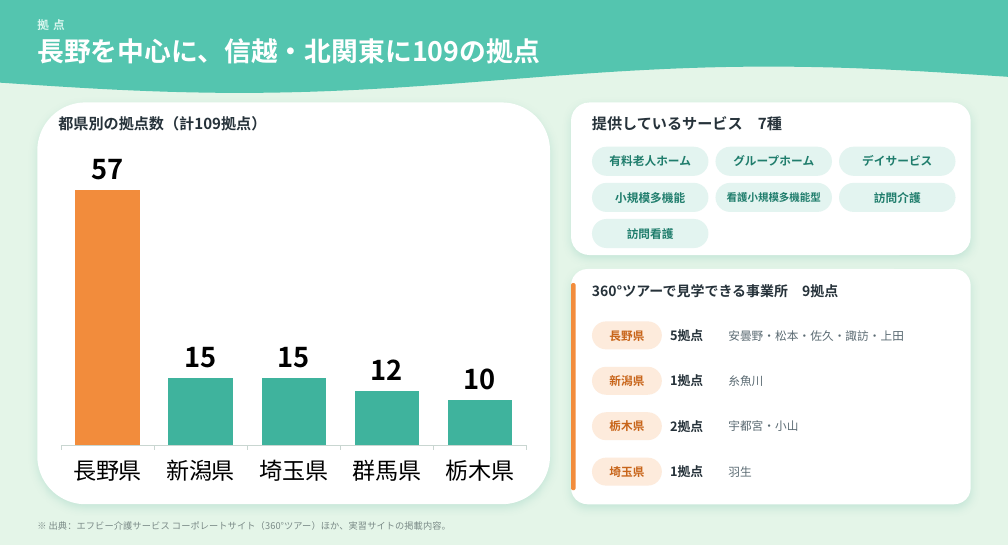
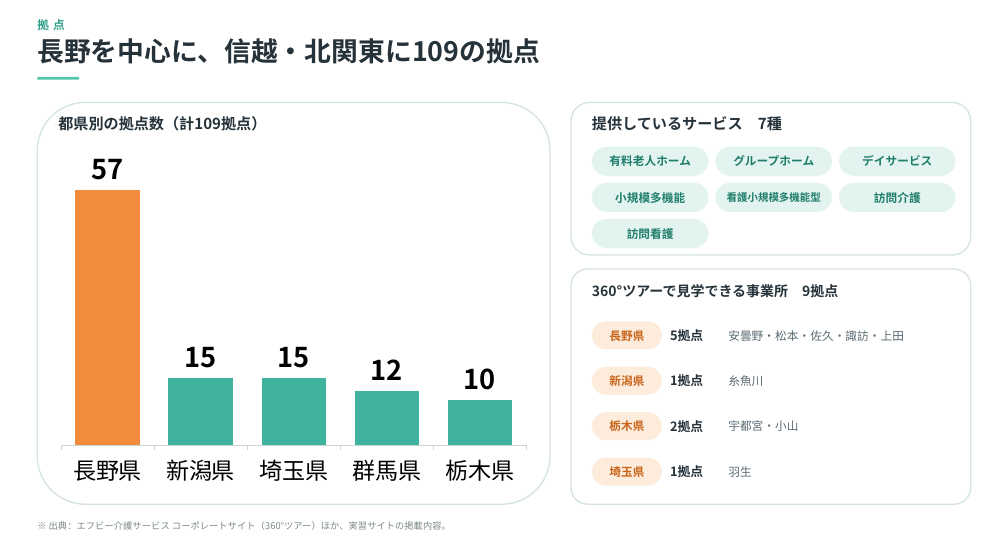
Before and after one commit to tatatatachan/claude, a slide deck: slide 7 of kyoiku-jisshu/共育実習_図解.pptx. Drawn at 1008x545 pixels with LibreOffice and Linux fonts; fonts in the diff are those of the drawing. Boxes give left, top, right and bottom in pixels: in the first picture for what was removed or moved away, otherwise in the second. Text is boxed around its words. In the diff, an @@ line names an element or a change of style, - is before the commit and + after.

```diff
--- a/kyoiku-jisshu/共育実習_図解.pptx
+++ b/kyoiku-jisshu/共育実習_図解.pptx
@@ rectangle removed at bbox=[0, 0, 1008, 545] @@
@@ freeform shape removed at bbox=[0, 0, 1008, 93] @@
@@ text "拠点" at bbox=[37, 19, 65, 30]: text colour #D9F6EE to #2E9E8A @@
@@ text "長野を中心に、信越・北関東に109の拠点" at bbox=[37, 38, 540, 64]: text colour #FFFFFF to #26323A @@
@@ rectangle added at bbox=[37, 77, 79, 80], fill #54C5AF @@
@@ outline none to #D5E3DD 1.25 pt; shadow off in 3 elements at bbox=[37, 103, 550, 505], bbox=[571, 103, 971, 256], bbox=[571, 269, 971, 504] @@
@@ rounded rectangle removed at bbox=[571, 284, 575, 491] @@
```
Also in this commit, not shown: 6 other slides changed, 3 other files.
